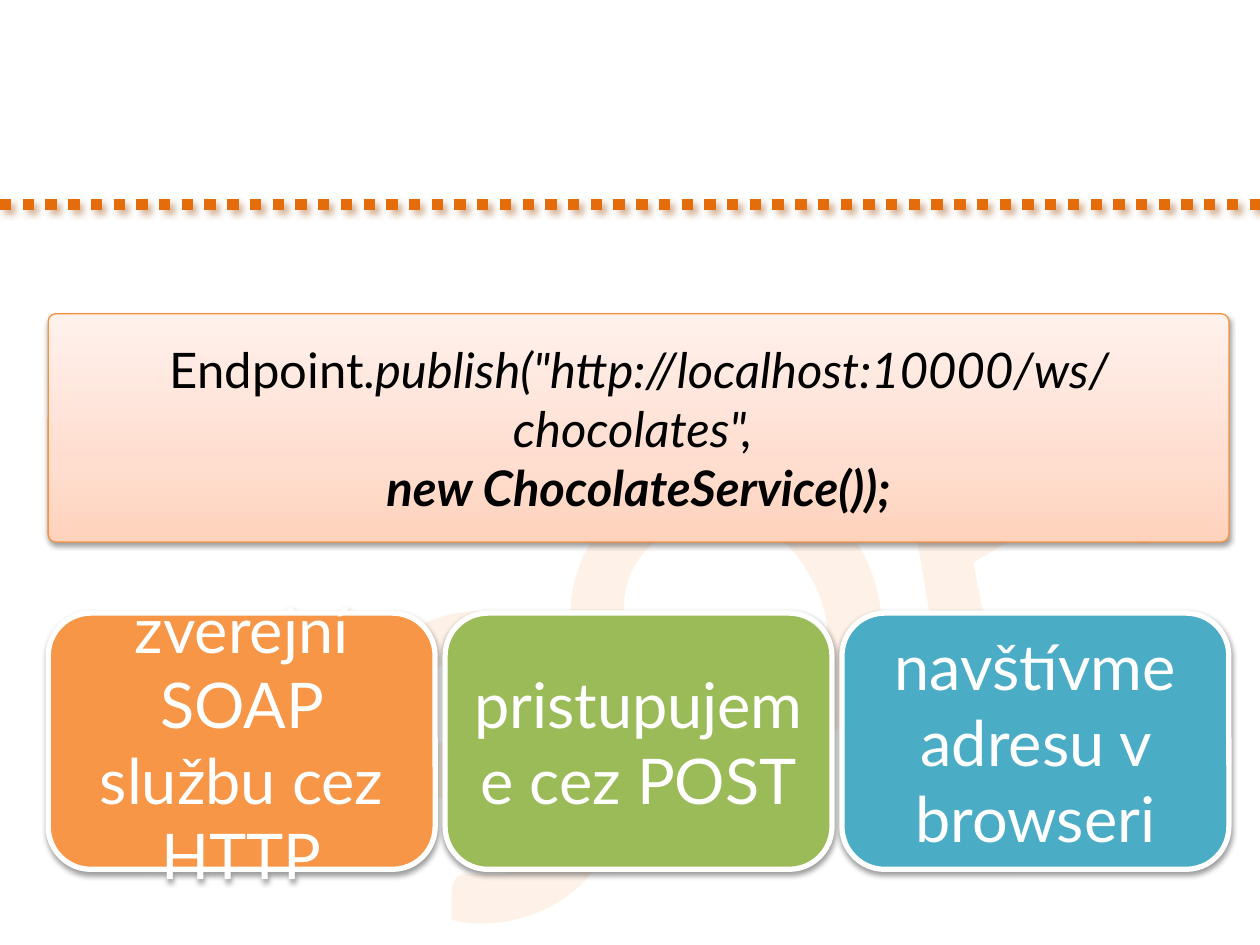
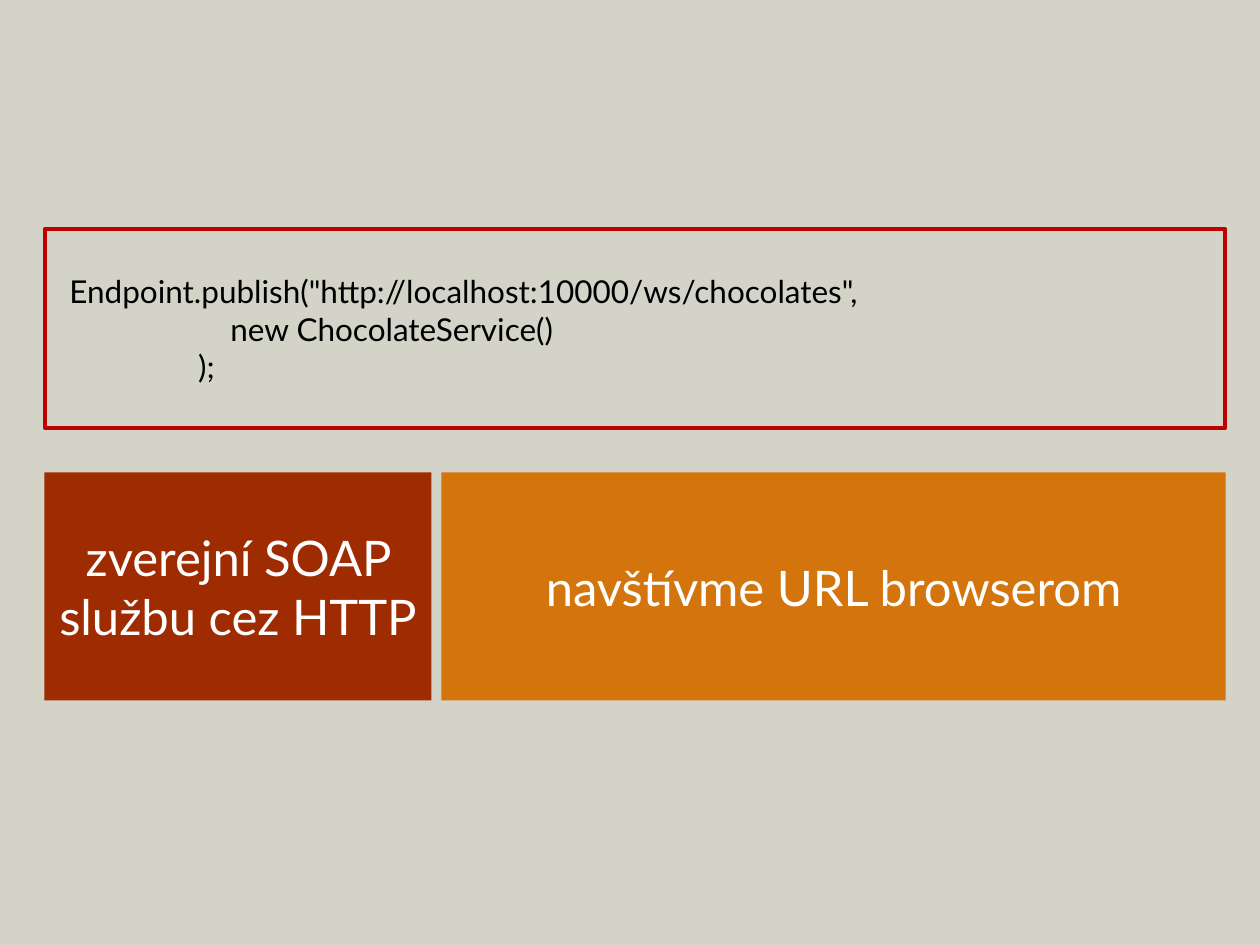
Before and after one commit to novotnyr/kopr-portal, a slide deck: slide 20 of content/soap-web-services/kopr-soap-web-services.pptx (slide 15 before the commit). Drawn at 1260x945 pixels with LibreOffice and Linux fonts; fonts in the diff are those of the drawing. Boxes give left, top, right and bottom in pixels: in the first picture for what was removed or moved away, otherwise in the second. Text is boxed around its words. In the diff, an @@ line names an element or a change of style, - is before the commit and + after.

Commit message:
Slajdy k SOAP aktualizovane do 2022

```diff
--- a/content/soap-web-services/kopr-soap-web-services.pptx
+++ b/content/soap-web-services/kopr-soap-web-services.pptx
@@ background #FFFFFF to #D3D3C8 @@
@@ text removed at (233,65,1260,945) @@
-SOAP
@@ line removed from (0, 204) to (1260, 204) @@
@@ rectangle "Endpoint.publish("http://localhost:10000/ws/chocolates",": place and size @@
-rectangle "Endpoint.publish("http://localhost:10000/ws/chocolates"," at (48,314,1228,542)
+rectangle "Endpoint.publish("http://localhost:10000/ws/chocolates"," at (44,229,1225,427)
@@ rectangle "Endpoint.publish("http://localhost:10000/ws/chocolates"," at (44,229,1225,427): rounded rectangle to rectangle; fill gradient #FFD2BD to #FFDED0 to #FFF2ED to #D3D3C8; outline #F69240 0.75 pt to #C00000 2.25 pt; shadow off @@
@@ text in rectangle at (69,279,857,309): size 28 to 18 pt, italic off in "Endpoint.publish("http://localhost:10000/ws/chocolates","; alignment centre to left @@
@@ text in rectangle at (230,317,553,346): text changed; size 28 to 18 pt; bold off; italic off @@
-new ChocolateService());
+new ChocolateService()
+);
@@ rectangle "zverejní SOAP službu cez HTTP": place and size @@
-rectangle "zverejní SOAP službu cez HTTP" at (48,614,435,869)
+rectangle "zverejní SOAP službu cez HTTP" at (44,472,431,701)
@@ rectangle "zverejní SOAP službu cez HTTP" at (44,472,431,701): size 36 to 28 pt; more space between paragraphs; rounded rectangle to rectangle; fill #F79646 to #9F2B00; outline #FFFFFF 3 pt to none; shadow off @@
@@ rectangle added at (441,472,1225,701), fill #D3750C, 28 pt, text #FFFFFF @@
+navštívme URL browserom
@@ rounded rectangle removed at (445,614,832,869) @@
-pristupujeme cez POST
@@ rounded rectangle removed at (842,614,1228,869) @@
-navštívme adresu v browseri
```
Also in this commit, not shown: 42 other slides changed, 18 slides added, 40 slides removed, 1 other file.
